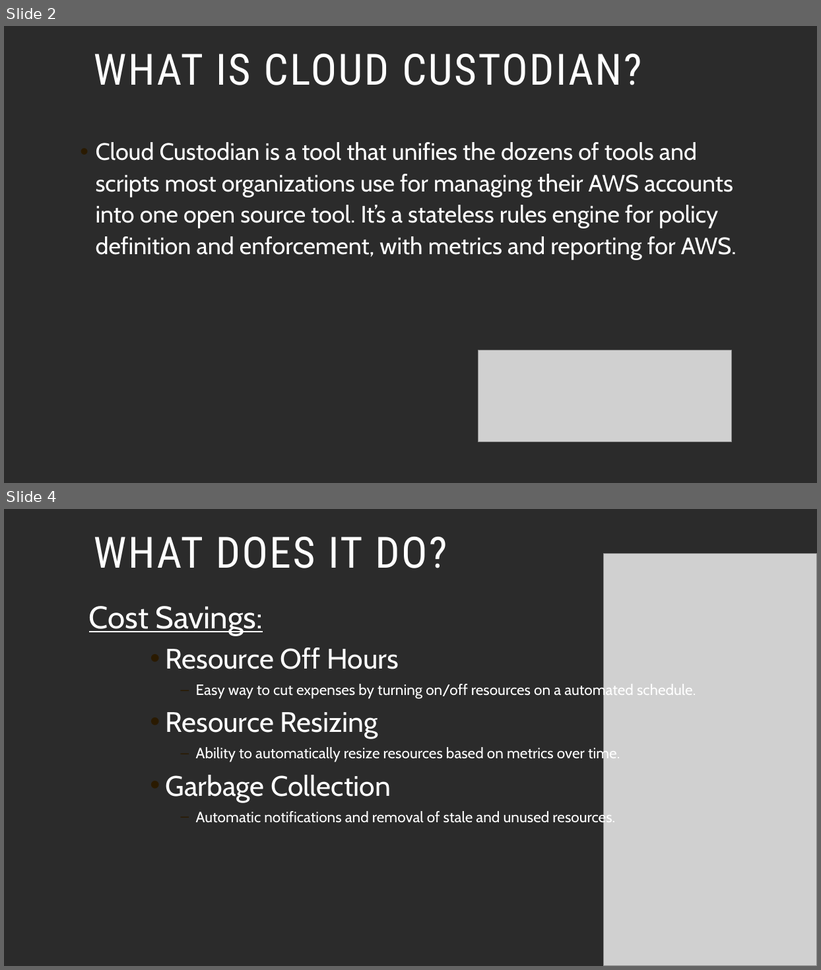
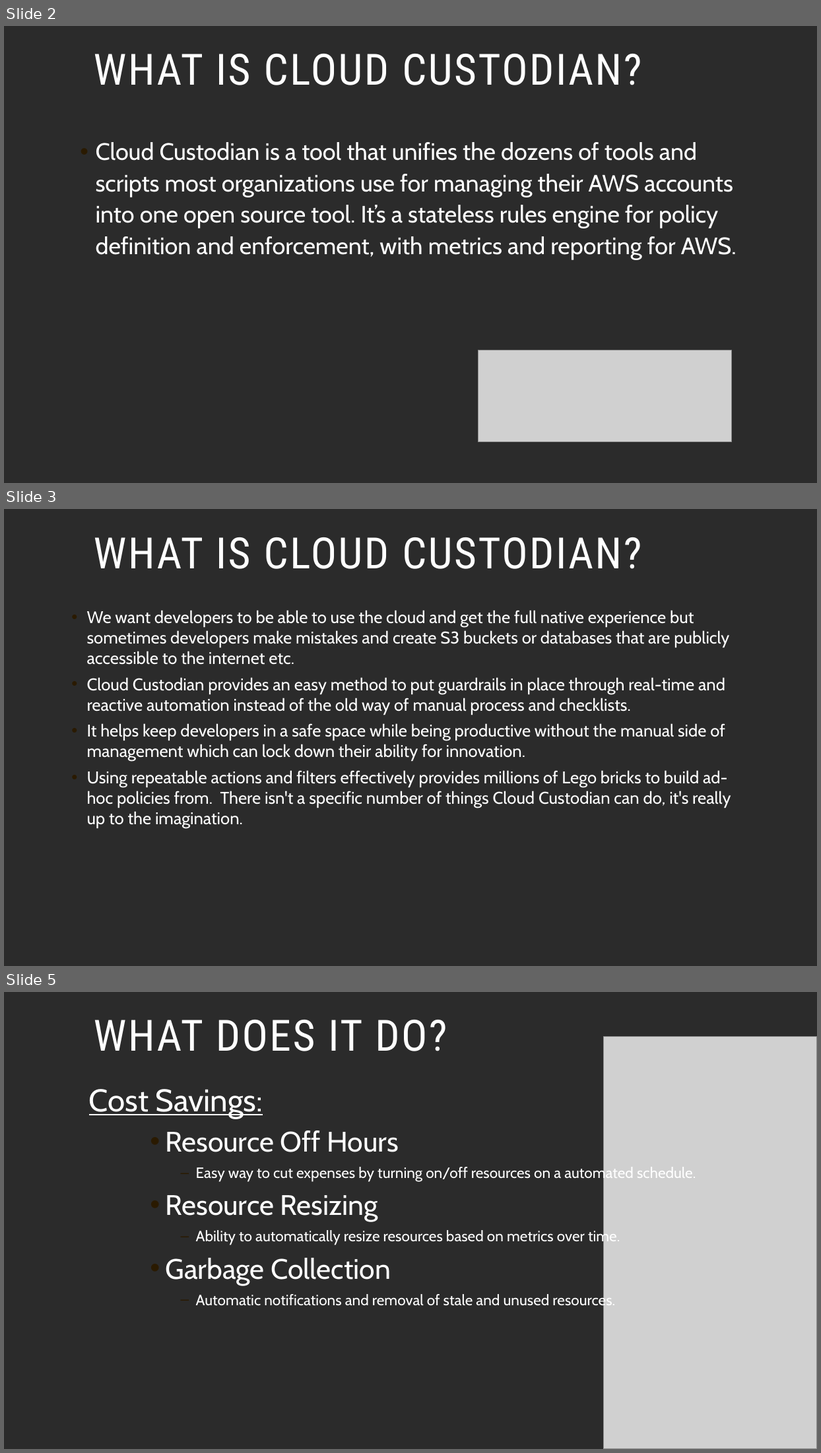
Before and after one commit to jtroberts83/Cloud-Custodian, a slide deck: PowerPoint-Presentation/Shareable-Cloud-Custodian-PowerPoint.pptx. Shown one above the other, each under a label of ours: slides 2 and 4 before the commit, slides 2, 3 and 5 after it; the slides between them are not shown. The pictures are 821x970 and 821x1453 pixels, drawn with LibreOffice and Linux fonts; fonts in the diff are those of the drawing; grey boxes stand for pictures; background and template pictures are left out; a plain dark background stands for a picture behind light text. Boxes give left, top, right and bottom in pixels: in the first picture for what was removed or moved away, otherwise in the second. Text is boxed around its words. In the diff, an @@ line names an element or a change of style, - is before the commit and + after.

```diff
--- a/PowerPoint-Presentation/Shareable-Cloud-Custodian-PowerPoint.pptx
+++ b/PowerPoint-Presentation/Shareable-Cloud-Custodian-PowerPoint.pptx
@@ slide 3 added at box(4, 509, 817, 966), background picture (left out) @@
@@ title added at box(94, 537, 642, 569), 51 pt, text #FFFFFF @@
+WHAT IS CLOUD CUSTODIAN?
@@ text added at box(87, 610, 731, 828), 20 pt, text #FFFFFF @@
+• We want developers to be able to use the cloud and get the full native experience but sometimes developers make mistakes and create S3 buckets or databases that are publicly accessible to the internet etc.
+• Cloud Custodian provides an easy method to put guardrails in place through real-time and reactive automation instead of the old way of manual process and checklists.
+• It helps keep developers in a safe space while being productive without the manual side of management which can lock down their ability for innovation.
+• Using repeatable actions and filters effectively provides millions of Lego bricks to build ad-hoc policies from. There isn't a specific number of things Cloud Custodian can do, it's really up to the imagination.
@@ what was slide 4 is now slide 5 @@
```
Also in this commit, not shown: 5 slides changed.
